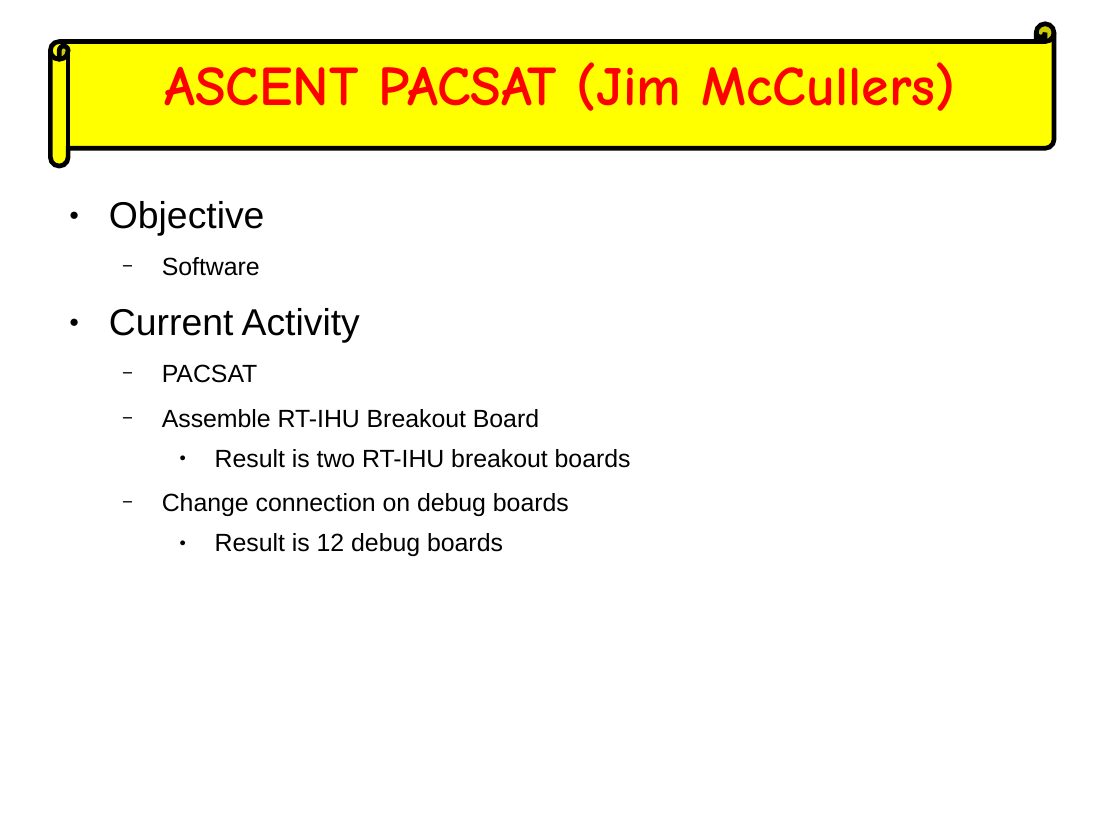
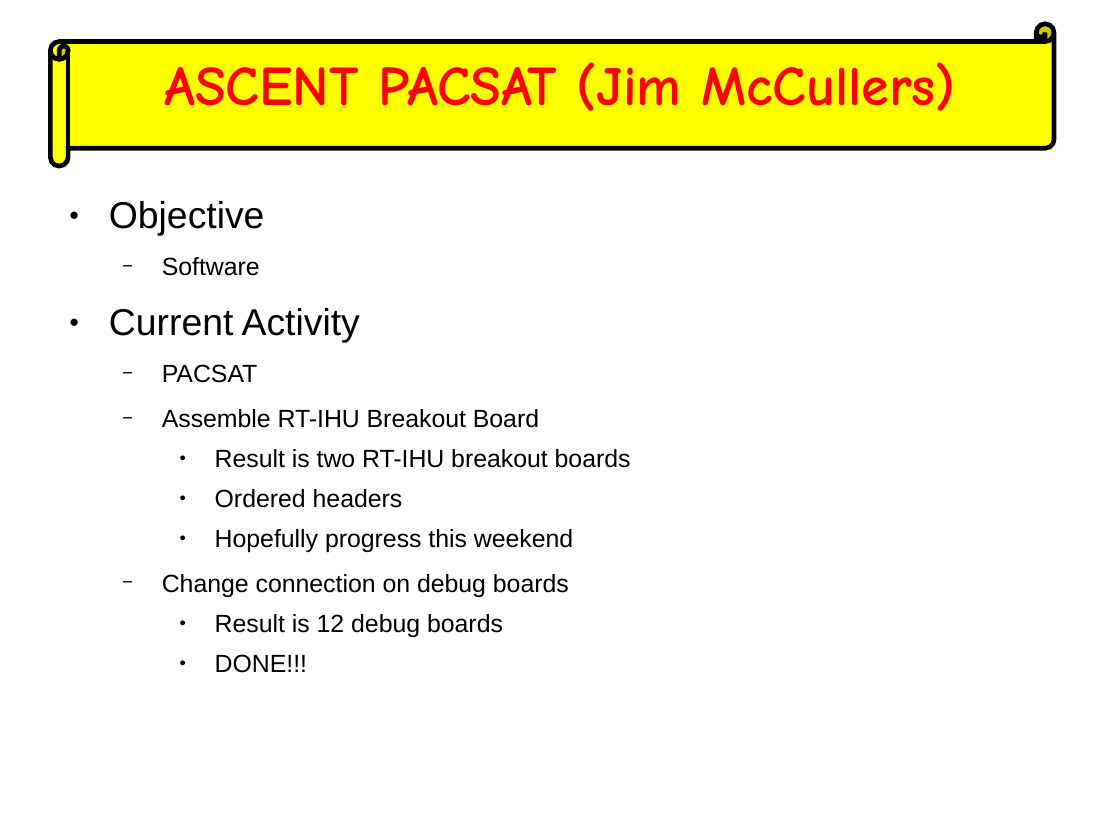
Before and after one commit to AMSAT-NA/fox-plus, a slide deck: slide 7 of weekly_engineering_meetings/2022-12-07/ASCENT-FOX+ Slide.odp. Drawn at 1120x840 pixels with LibreOffice and Linux fonts; fonts in the diff are those of the drawing. Boxes give left, top, right and bottom in pixels: in the first picture for what was removed or moved away, otherwise in the second. Text is boxed around its words. In the diff, an @@ line names an element or a change of style, - is before the commit and + after.

```diff
--- a/weekly_engineering_meetings/2022-12-07/ASCENT-FOX+ Slide.odp
+++ b/weekly_engineering_meetings/2022-12-07/ASCENT-FOX+ Slide.odp
@@ text at [215, 489, 573, 552]: paragraphs added @@
+    ● Ordered headers
+    ● Hopefully progress this weekend
@@ text at [215, 654, 307, 673]: paragraph added @@
+    ● DONE!!!
```
Also in this commit, not shown: 5 other slides changed, 4 other files.
